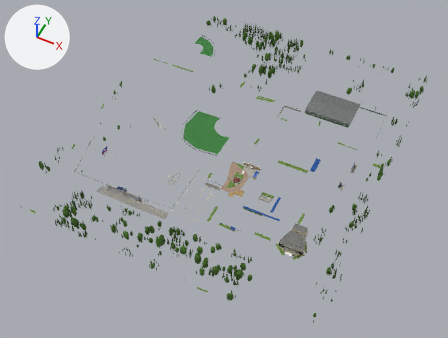
Renders of the glTF model m/mobile/wmhs-v3-partC-v3details-trees-poles-mobile.glb from each side of a commit.
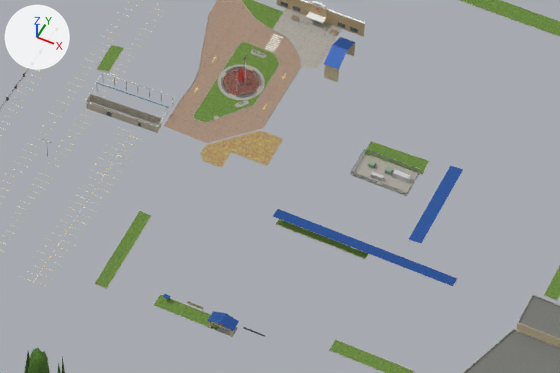
The first picture shows the older version from a 50 mm camera at (328.0, -691.0, 840.0) aimed at (-20.0, 5.0, -30.0). The close-ups show the older and then the newer version on the part from 42% to 67% of the width and 48% to 71% of the height of that picture. Only the edits that show in the close-ups are written down. Lighting does not change. The marker at upper left points along +X, +Y and +Z. Where no turn or scale is listed for an object, it has been applied to the vertices. Vertices at exactly the same position are counted once.

The first close-up shows 'V3_BandRoom_Front', 'V3_DividerLot_Stripes_est', 'V3_FrontEntry_FlagIsland_Loop', 'V3_LotIslands_Curbed', 'V4_CoveredWalks_Breezeway_JunctionLink', 'V4_ElectricalYard_FencedPad', 'V4_WestPavilion_OpenPostsEnclosedQuarter', 'V5_Arena_CurvedFront', 'V5_WestEntryBlock_PlainGable' and 4 more.
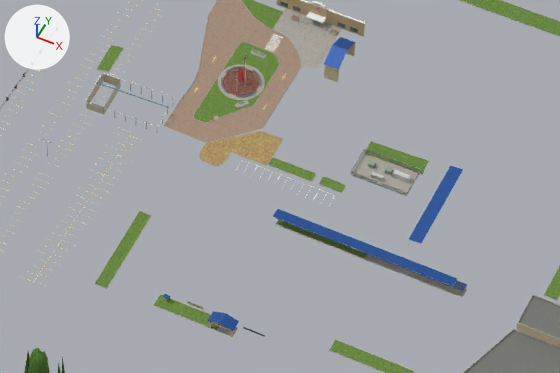
Edits to the bpy script that builds the scene:
```text
Change me_v4_westpavilion_openpostsenclosedquarter:
    used by ob_v4_westpavilion_openpostsenclosedquarter; location = (-28.7, 29.0, 8.7)
    remove me_v4_westpavilion_openpostsenclosedquarter.from_pydata(...)  # 120 vertices, 148 faces; spans x 8.2..36.5, y -98.2..-83.2, z -8.9..-4.4
    add me_v4_westpavilion_openpostsenclosedquarter.from_pydata(...)  # 116 vertices, 136 faces; spans x 8.1..36.4, y -98.2..-83.2, z -8.9..-4.4
    me_v4_westpavilion_openpostsenclosedquarter part 1: 6 vertices removed from x 8.6..36.5, y -97.0..-93.6, z -8.9..-4.6; 18 vertices added at x 8.1..15.7, y -97.9..-84.0, z -8.9..-4.4
    other edits to the shape of me_v4_westpavilion_openpostsenclosedquarter do not show in these pictures
    add me_v4_westpavilion_openpostsenclosedquarter.materials.append(mat_steel_dark)  # grey #737981
Add me_v6_buslooplane_lawnstrip_stallpaint:
    me_v6_buslooplane_lawnstrip_stallpaint.from_pydata(...)  # 1546 vertices, 1830 faces; spans x 68.6..106.3, y -99.9..-88.9, z -9.3..-8.4
    # faces by material slot: [184, 1520, 126]
    me_v6_buslooplane_lawnstrip_stallpaint.materials.append(mat_grass)
    me_v6_buslooplane_lawnstrip_stallpaint.materials.append(mat_curb)  # picture img_concrete_jpg
    me_v6_buslooplane_lawnstrip_stallpaint.materials.append(mat_paint_white)  # white #f6f6f1
Add me_v6_bandroom_back_coveredwalk:
    me_v6_bandroom_back_coveredwalk.from_pydata(...)  # 262 vertices, 330 faces; spans x 91.6..161.7, y -115.6..-111.7, z -9.4..-5.4
    # faces by material slot: [64, 170, 96]
    me_v6_bandroom_back_coveredwalk.materials.append(mat_awning_navy)  # dark blue #3f557c
    me_v6_bandroom_back_coveredwalk.materials.append(mat_steel_galv)  # light grey #ced1d3
    me_v6_bandroom_back_coveredwalk.materials.append(mat_concrete_w)  # picture img_concrete_jpg
Add ob_v6_buslooplane_lawnstrip_stallpaint:
    ob_v6_buslooplane_lawnstrip_stallpaint = bpy.data.objects.new('V6_BusLoopLane_LawnStrip_StallPaint', me_v6_buslooplane_lawnstrip_stallpaint)
    ob_v6_buslooplane_lawnstrip_stallpaint.location = (-28.7, 29.0, 8.7)
Add ob_v6_bandroom_back_coveredwalk:
    ob_v6_bandroom_back_coveredwalk = bpy.data.objects.new('V6_BandRoom_Back_CoveredWalk', me_v6_bandroom_back_coveredwalk)
    ob_v6_bandroom_back_coveredwalk.location = (-28.7, 29.0, 8.7)
```

Boxes [x1, y1, x2, y2] around the edits, measured in the close-ups (560 x 373 px):
'V4_WestPavilion_OpenPostsEnclosedQuarter', reshaped (8% wider): before [86, 76, 162, 133]; after [86, 74, 168, 133]
'V6_BandRoom_Back_CoveredWalk', added: after [276, 218, 467, 298]
    faces in mat_concrete_w (picture img_concrete_jpg): [277, 225, 467, 298]
    faces in mat_awning_navy (dark blue #3f557c): [276, 218, 467, 291]
'V6_BusLoopLane_LawnStrip_StallPaint', added: after [236, 158, 346, 206]
    faces in mat_grass: [269, 158, 345, 192]
part 1 of me_v4_westpavilion_openpostsenclosedquarter, cut back: before [87, 94, 161, 133]; after [87, 74, 121, 114]
